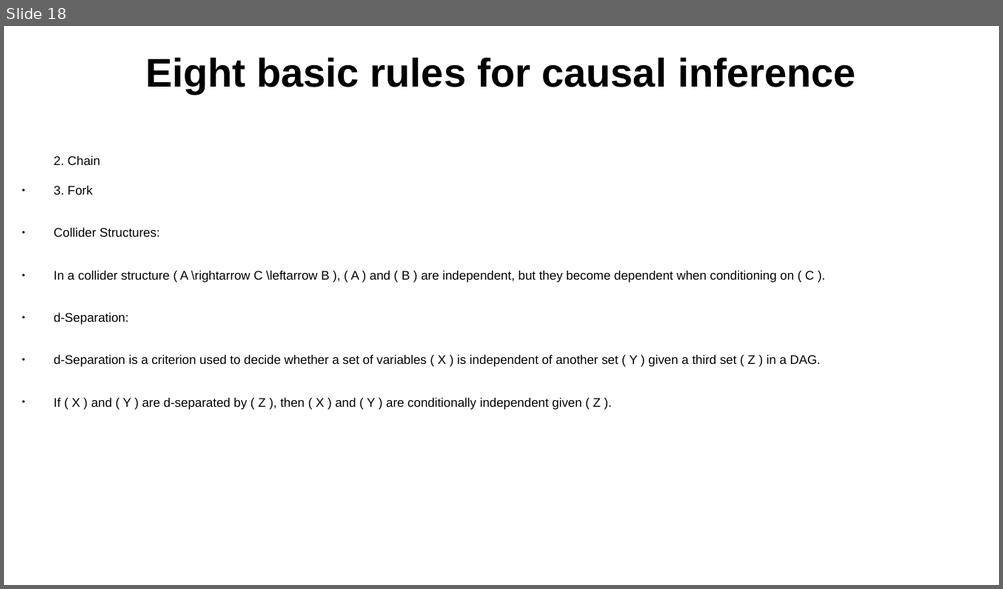
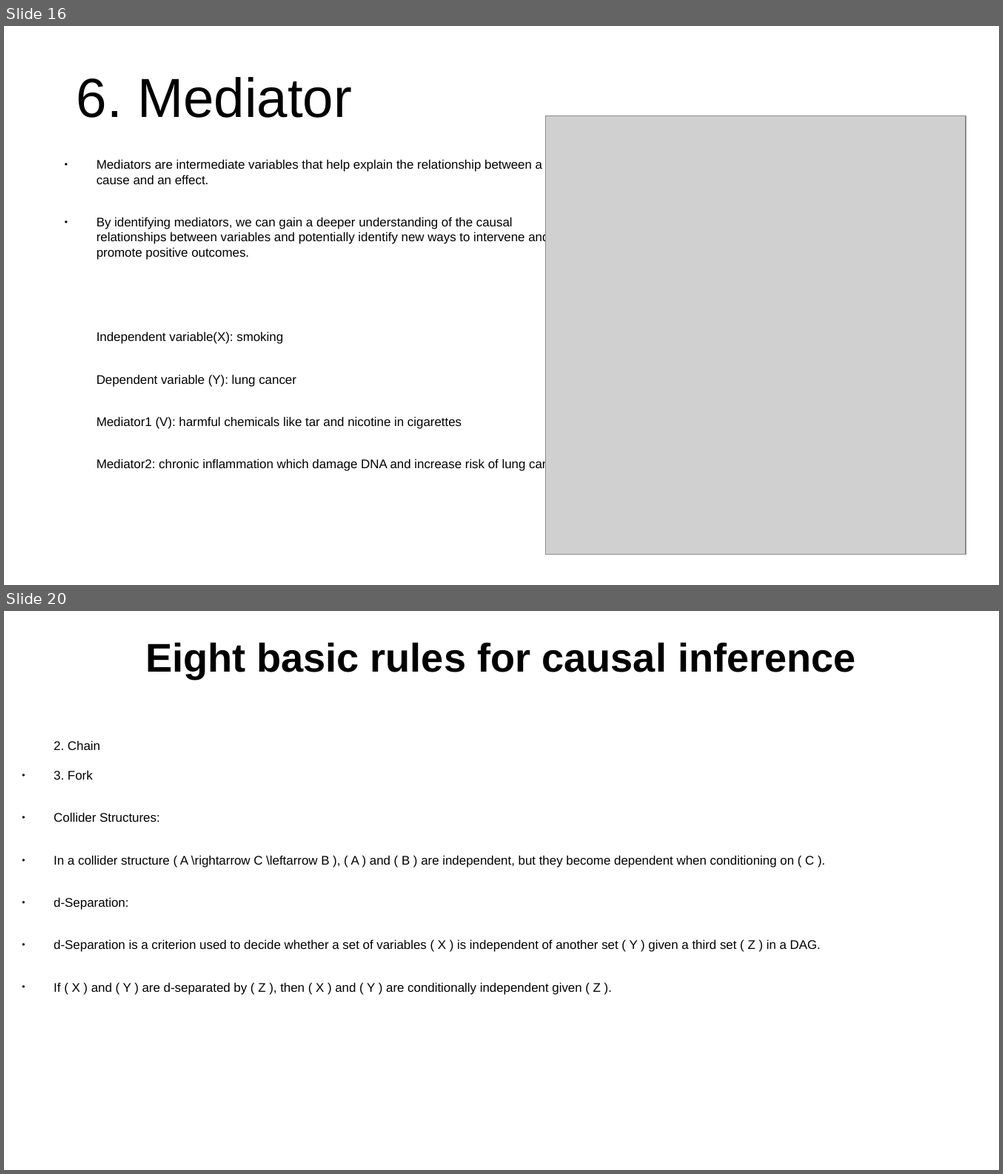
Before and after one commit to emoen/CausalityDiscoveryCrunchDAO, a slide deck: presentation/HIBRAIN_March_25.odp. Shown one above the other, each under a label of ours: slide 18 before the commit, slides 16 and 20 after it; the slides between them are not shown. The pictures are 1003x589 and 1003x1174 pixels, drawn with LibreOffice and Linux fonts; fonts in the diff are those of the drawing; grey boxes stand for pictures. Boxes give left, top, right and bottom in pixels: in the first picture for what was removed or moved away, otherwise in the second. Text is boxed around its words. In the diff, an @@ line names an element or a change of style, - is before the commit and + after.

```diff
--- a/presentation/HIBRAIN_March_25.odp
+++ b/presentation/HIBRAIN_March_25.odp
@@ slide 16 added at (4,26,999,585), background #FFFFFF @@
@@ title added at (77,77,352,118), 44 pt, text #000000 @@
+6. Mediator
@@ picture added at (546,116,966,555) @@
@@ text added at (96,159,566,471), 10 pt, text #000000 @@
+● Mediators are intermediate variables that help explain the relationship between a cause and an effect.
+● By identifying mediators, we can gain a deeper understanding of the causal relationships between variables and potentially identify new ways to intervene and promote positive outcomes.
+Independent variable(X): smoking
+Dependent variable (Y): lung cancer
+Mediator1 (V): harmful chemicals like tar and nicotine in cigarettes
+Mediator2: chronic inflammation which damage DNA and increase risk of lung cancer
@@ what was slide 18 is now slide 20 @@
```
Also in this commit, not shown: 6 slides changed, 7 other slides added, 6 slides removed.
